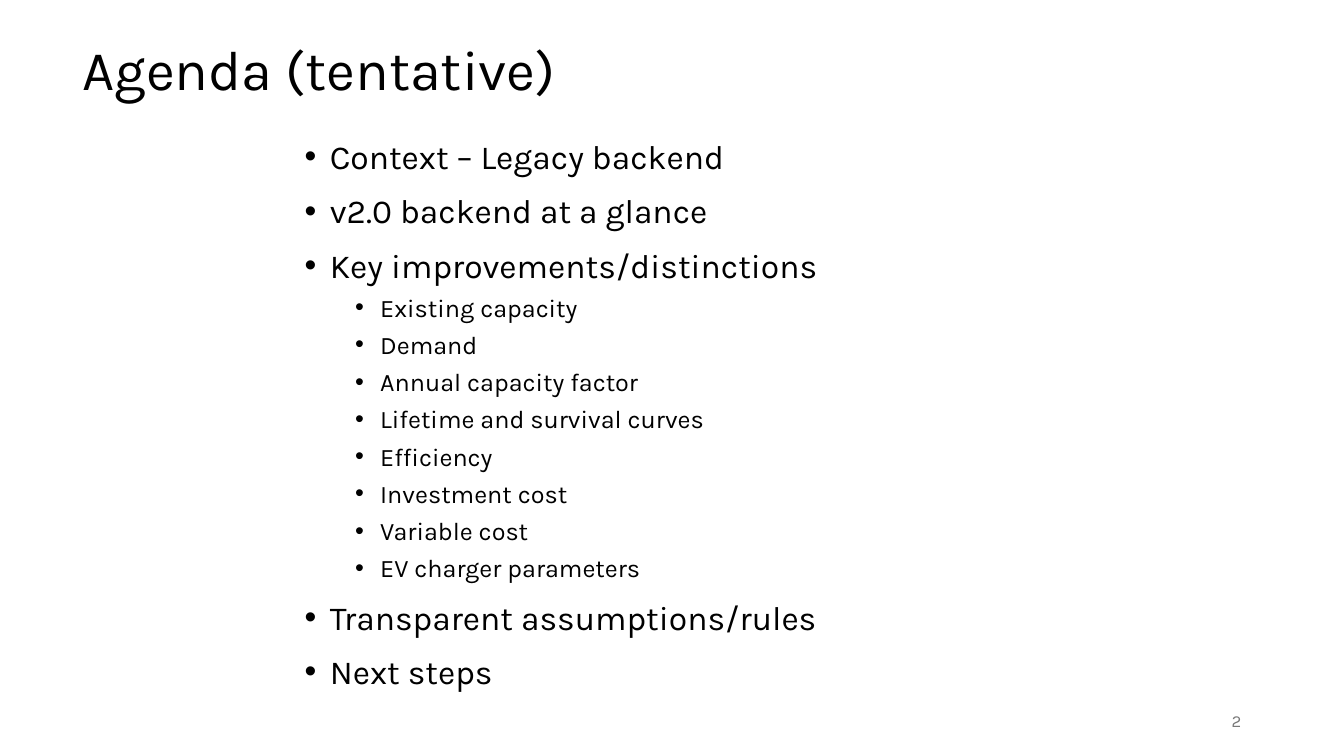
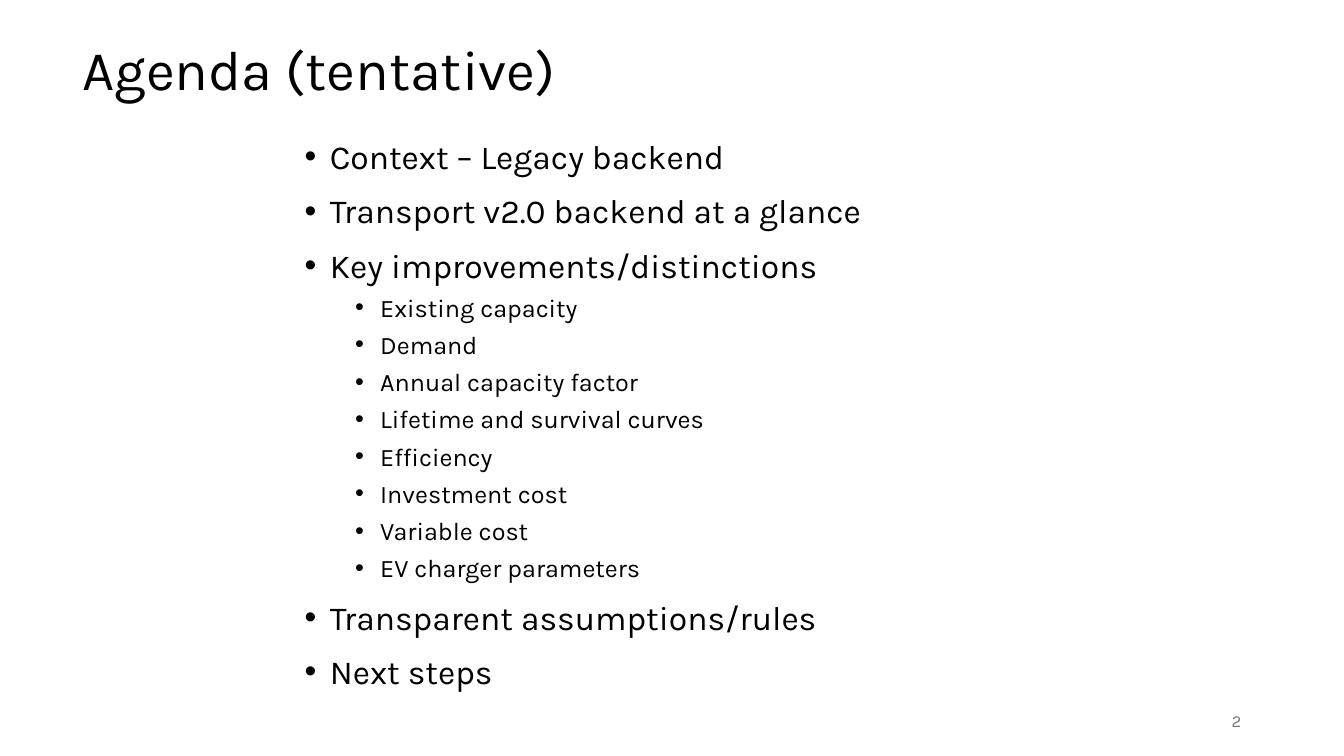
Before and after one commit to CANOE-main/canoe-transportation, a slide deck: slide 2 of docs/MVP_delivery_presentation.pptx. Drawn at 1344x756 pixels with LibreOffice and Linux fonts; fonts in the diff are those of the drawing. Boxes give left, top, right and bottom in pixels: in the first picture for what was removed or moved away, otherwise in the second. Text is boxed around its words. In the diff, an @@ line names an element or a change of style, - is before the commit and + after.

```diff
--- a/docs/MVP_delivery_presentation.pptx
+++ b/docs/MVP_delivery_presentation.pptx
@@ text at box(330, 200, 861, 232): text changed @@
-• v2.0 backend at a glance
+• Transport v2.0 backend at a glance
```
Also in this commit, not shown: 46 other files.
